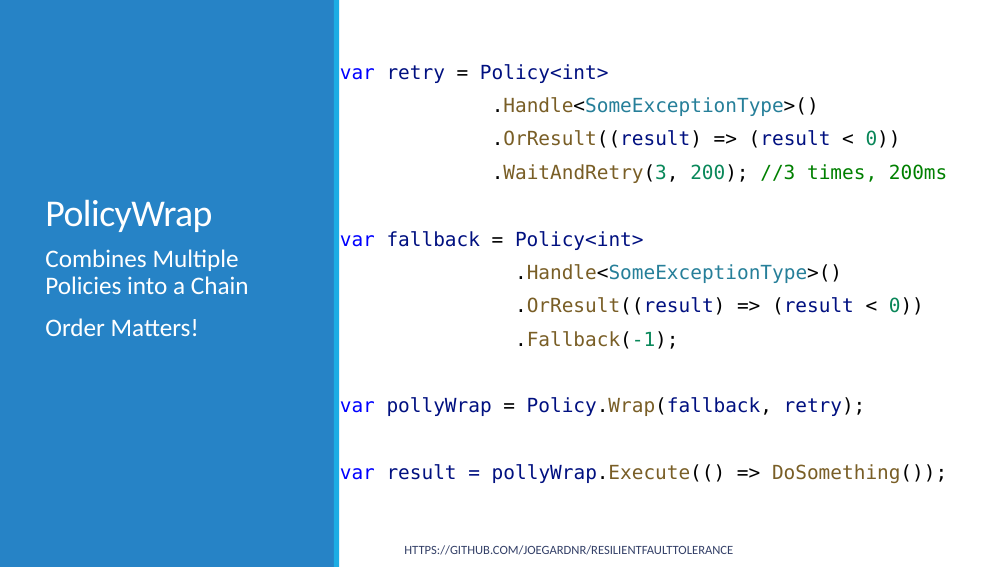
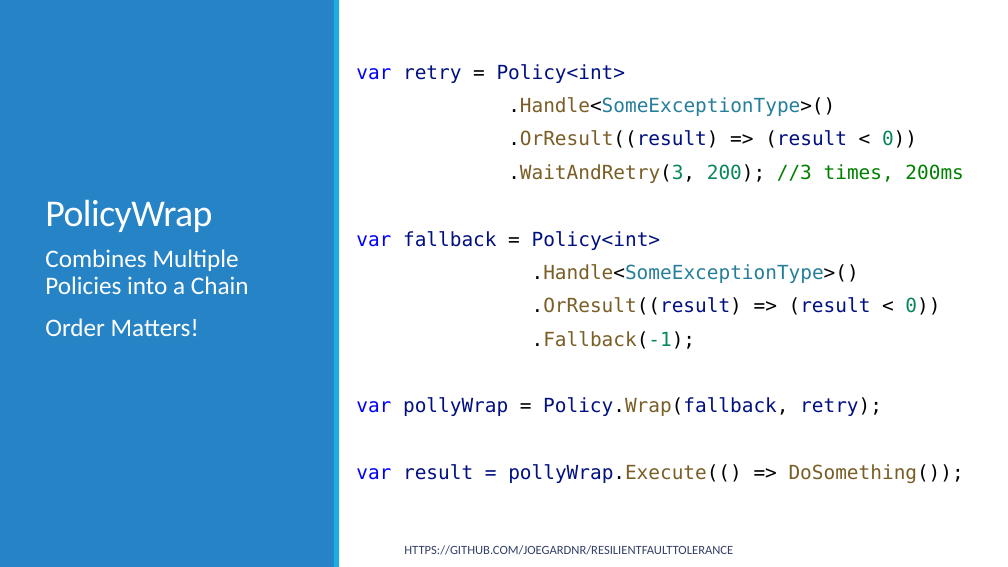
Before and after one commit to joegardnr/ResilientFaultTolerance, a slide deck: slide 12 of ResilientFaultTolerance.pptx (slide 11 before the commit). Drawn at 1008x567 pixels with LibreOffice and Linux fonts; fonts in the diff are those of the drawing. Boxes give left, top, right and bottom in pixels: in the first picture for what was removed or moved away, otherwise in the second. Text is boxed around its words. In the diff, an @@ line names an element or a change of style, - is before the commit and + after.

```diff
--- a/ResilientFaultTolerance.pptx
+++ b/ResilientFaultTolerance.pptx
@@ text "var retry = Policy<int>": place and size @@
-text "var retry = Policy<int>" at [340, 64, 947, 483]
+text "var retry = Policy<int>" at [356, 64, 964, 483]
```
Also in this commit, not shown: 6 other slides changed, 1 slide added, 9 other files.
